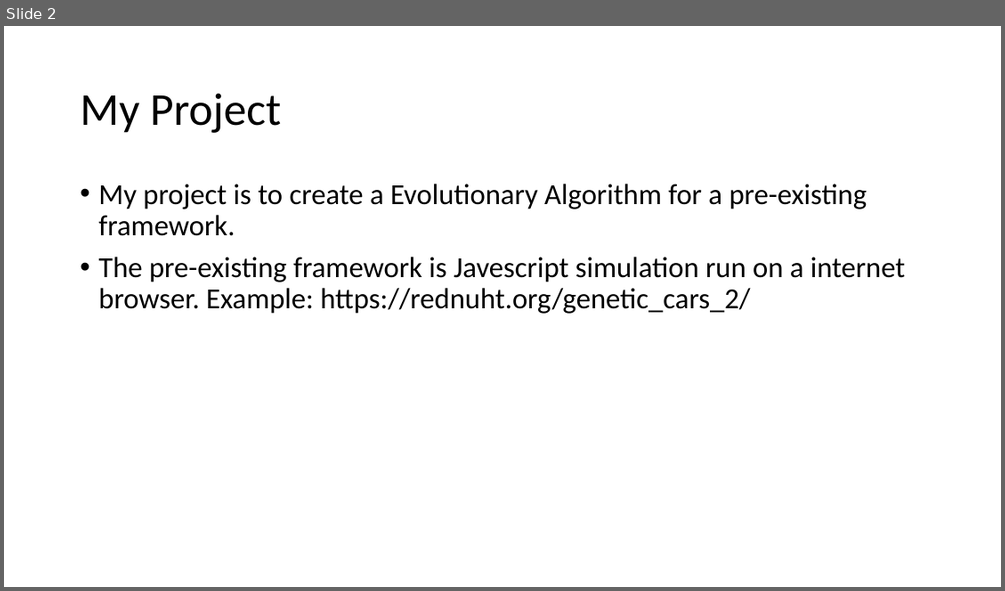
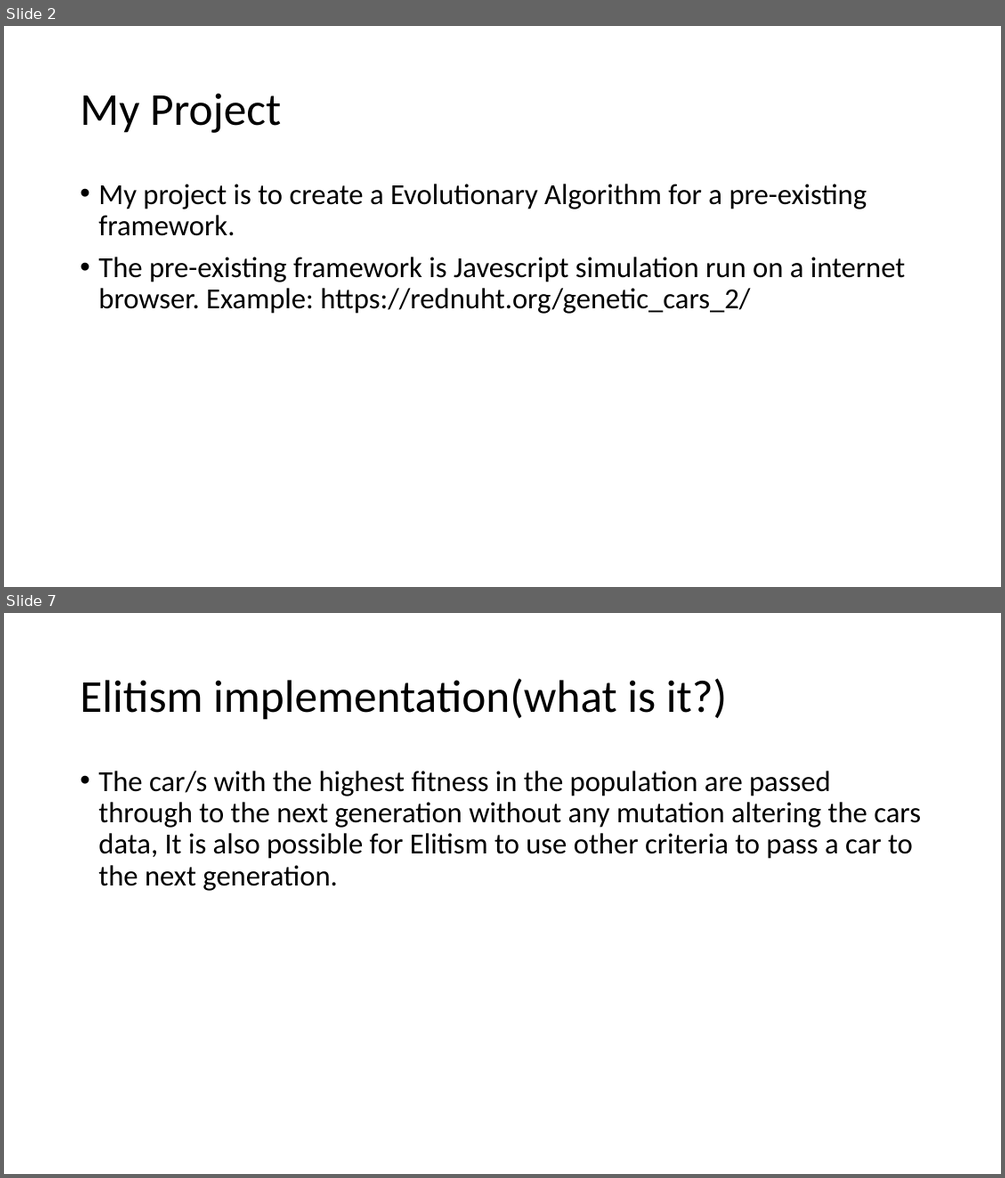
Before and after one commit to jonster100/Dissertation-, a slide deck: Documentation/Genetic-Cars-Simulation-presentation.odp. Shown one above the other, each under a label of ours: slide 2 before the commit, slides 2 and 7 after it; the slides between them are not shown. The pictures are 1005x591 and 1005x1178 pixels, drawn with LibreOffice and Linux fonts; fonts in the diff are those of the drawing. Boxes give left, top, right and bottom in pixels: in the first picture for what was removed or moved away, otherwise in the second. Text is boxed around its words. In the diff, an @@ line names an element or a change of style, - is before the commit and + after.

Commit message:
Updated presentation
Added preliminary data graphs, and implementation explanations.

```diff
--- a/Documentation/Genetic-Cars-Simulation-presentation.odp
+++ b/Documentation/Genetic-Cars-Simulation-presentation.odp
@@ slide 7 added at [4, 613, 1001, 1174], background #FFFFFF @@
@@ title added at [80, 678, 727, 720], 44 pt, text #000000 @@
+Elitism implementation(what is it?)
@@ text added at [98, 771, 921, 891], 28 pt, text #000000 @@
+• The car/s with the highest fitness in the population are passed through to the next generation without any mutation altering the cars data, It is also possible for Elitism to use other criteria to pass a car to the next generation.
```
Also in this commit, not shown: 1 slide changed, 8 other slides added, 2 slides removed, 1 other file.
